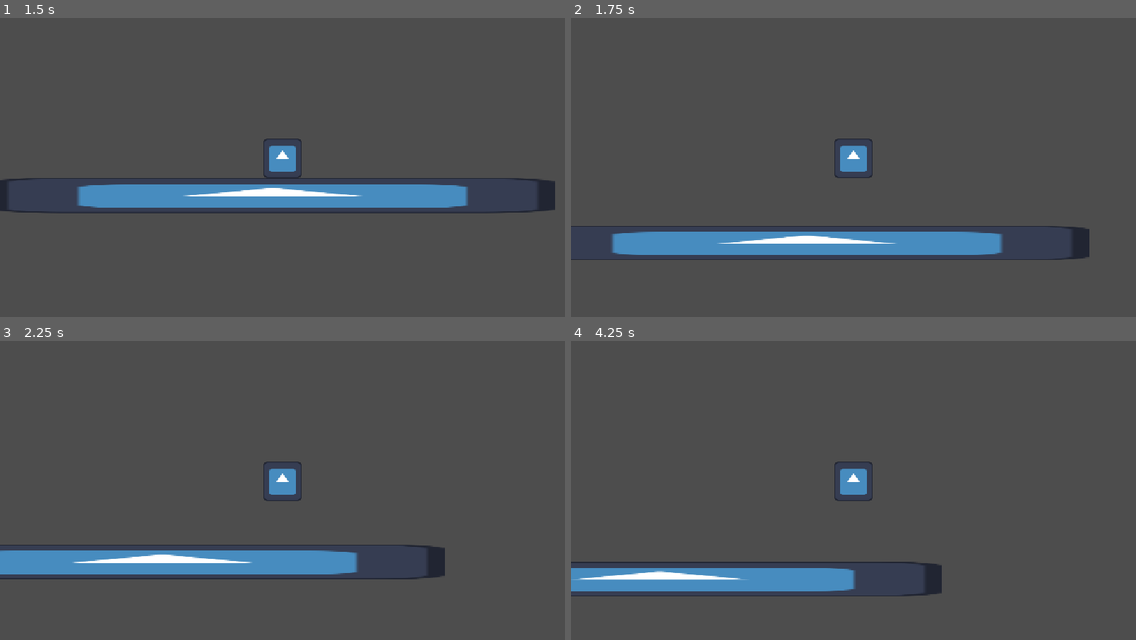
Above: before the commit, frames 1-4 (two rows, left to right).
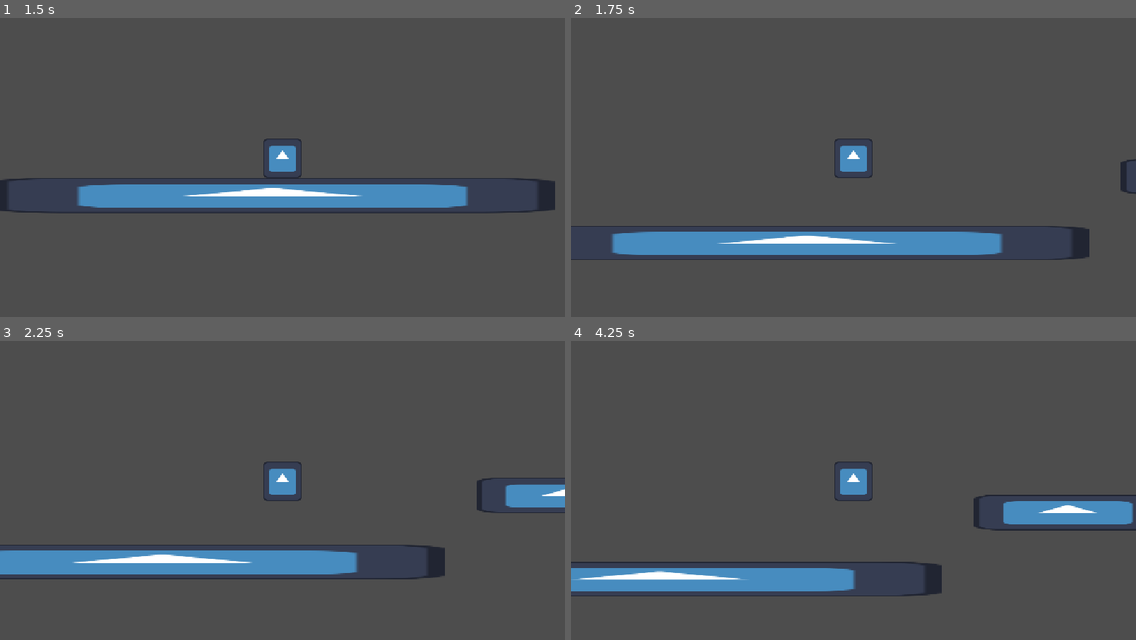
Above: after the commit, the same moments.

Repository: JamesGamesOfficial/James-And-Ryan
Game: Godot game, scene res://scenes/non_playables/start_screen.tscn
The game is run twice, just before and just after one commit, with the same random seed, the same clock (stepped at 60 frames per second) and the same inputs. The engine's default icon, where the game draws it, is replaced by a stand-in: a white triangle on a blue panel in a dark square.
Inputs (mouse positions are in pixels of both pictures, inside the frame that each line leads up to):
- Up to frame 1 (1.5 s): click "Start" at 0.5 s; tap Enter (ui_accept) at 1.25 s; move the mouse to (406, 143) at 1.27 s; hold D (right) from 1.28 s (still down)
- Up to frame 2 (1.75 s): keep holding D (right); tap Enter (ui_accept) at 1.52 s
- Up to frame 3 (2.25 s): keep holding D (right); move the mouse to (169, 496) at 2.02 s
- Up to frame 4 (4.25 s): tap Enter (ui_accept) at 2.27, 3.77 s; move the mouse to (910, 412) at 2.77 s; release D (right) at 2.78 s; hold A (left) 2.78-3.53 s; move the mouse to (825, 544) at 3.52 s; hold D (right) from 3.53 s (still down)

Frame 1 is identical in both runs. In frame 2, 0.1% of the frame differs, in the area x 97-100%, y 47-59%; in frame 3, 1.0%; in frame 4, 2.2%, in the area x 71-100%, y 51-64%.

Commit message:
Added platforms and a checkpoint

Diff:
--- a/project.godot
+++ b/project.godot
@@ -24,6 +24,7 @@
 
 "kill floor"=""
 player=""
+"Checkpoint 1"=""
 
 [input]
 
--- a/scenes/characters/player.tscn
+++ b/scenes/characters/player.tscn
@@ -43,8 +43,8 @@
 offset_bottom = -320.0
 
 [node name="Area2D" type="Area2D" parent="." unique_id=644714805 groups=["player"]]
-collision_layer = 2
-collision_mask = 2
+collision_layer = 6
+collision_mask = 6
 
 [node name="CollisionShape2D" type="CollisionShape2D" parent="Area2D" unique_id=1858797196 groups=["player"]]
 shape = SubResource("RectangleShape2D_yf5fn")
--- a/scenes/playables/main.tscn
+++ b/scenes/playables/main.tscn
@@ -7,13 +7,38 @@
 [sub_resource type="RectangleShape2D" id="RectangleShape2D_g4v7s"]
 size = Vector2(1152, 72)
 
+[sub_resource type="RectangleShape2D" id="RectangleShape2D_57qmd"]
+size = Vector2(384, 72)
+
 [sub_resource type="RectangleShape2D" id="RectangleShape2D_yf5fn"]
-size = Vector2(3216, 64)
+size = Vector2(12608, 64)
+
+[sub_resource type="RectangleShape2D" id="RectangleShape2D_iphsx"]
+size = Vector2(904, 64)
+
+[sub_resource type="RectangleShape2D" id="RectangleShape2D_d0u6y"]
+size = Vector2(192, 440)
 
 [node name="Main" type="Node2D" unique_id=111930575]
 script = ExtResource("1_iphsx")
 
 [node name="Floor" type="StaticBody2D" parent="." unique_id=1478405870]
+
+[node name="CollisionShape2D" type="CollisionShape2D" parent="Floor" unique_id=653977397]
+position = Vector2(576, 612)
+shape = SubResource("RectangleShape2D_g4v7s")
+
+[node name="CollisionShape2D2" type="CollisionShape2D" parent="Floor" unique_id=2127022435]
+position = Vector2(1408, 476)
+shape = SubResource("RectangleShape2D_57qmd")
+
+[node name="CollisionShape2D3" type="CollisionShape2D" parent="Floor" unique_id=275937227]
+position = Vector2(1920, 396)
+shape = SubResource("RectangleShape2D_57qmd")
+
+[node name="CollisionShape2D4" type="CollisionShape2D" parent="Floor" unique_id=627115636]
+position = Vector2(-96, 1240)
+shape = SubResource("RectangleShape2D_g4v7s")
 
 [node name="TextureRect" type="TextureRect" parent="Floor" unique_id=462427002]
 offset_top = 576.0
@@ -22,9 +47,41 @@
 texture = ExtResource("1_1et62")
 expand_mode = 1
 
-[node name="CollisionShape2D" type="CollisionShape2D" parent="Floor" unique_id=653977397]
-position = Vector2(576, 612)
+[node name="TextureRect2" type="TextureRect" parent="Floor" unique_id=671313828]
+offset_left = 1216.0
+offset_top = 440.0
+offset_right = 1600.0
+offset_bottom = 512.0
+texture = ExtResource("1_1et62")
+expand_mode = 1
+
+[node name="TextureRect3" type="TextureRect" parent="Floor" unique_id=1187417390]
+offset_left = 1728.0
+offset_top = 360.0
+offset_right = 2112.0
+offset_bottom = 432.0
+texture = ExtResource("1_1et62")
+expand_mode = 1
+
+[node name="TextureRect4" type="TextureRect" parent="Floor" unique_id=573438565]
+offset_left = -672.0
+offset_top = 1200.0
+offset_right = 480.0
+offset_bottom = 1272.0
+texture = ExtResource("1_1et62")
+expand_mode = 1
+
+[node name="CollisionShape2D5" type="CollisionShape2D" parent="Floor" unique_id=4940593]
+position = Vector2(2768, 324)
 shape = SubResource("RectangleShape2D_g4v7s")
+
+[node name="TextureRect5" type="TextureRect" parent="Floor" unique_id=1750431364]
+offset_left = 2192.0
+offset_top = 288.0
+offset_right = 3344.0
+offset_bottom = 360.0
+texture = ExtResource("1_1et62")
+expand_mode = 1
 
 [node name="Player" parent="." unique_id=670483687 instance=ExtResource("2_7ei3m")]
 position = Vector2(536, 280)
@@ -34,5 +91,24 @@
 collision_mask = 2
 
 [node name="CollisionShape2D" type="CollisionShape2D" parent="Kill Floor" unique_id=2124749747 groups=["kill floor"]]
-position = Vector2(576, 928)
+position = Vector2(6304, 928)
 shape = SubResource("RectangleShape2D_yf5fn")
+
+[node name="CollisionShape2D2" type="CollisionShape2D" parent="Kill Floor" unique_id=1852201256 groups=["kill floor"]]
+position = Vector2(-644, 928)
+shape = SubResource("RectangleShape2D_iphsx")
+
+[node name="Checkpoint 1" type="StaticBody2D" parent="." unique_id=1498132745 groups=["Checkpoint 1"]]
+position = Vector2(2752, 224)
+collision_layer = 6
+collision_mask = 6
+
+[node name="CollisionShape2D" type="CollisionShape2D" parent="Checkpoint 1" unique_id=1737978223 groups=["Checkpoint 1"]]
+position = Vector2(32, -124)
+shape = SubResource("RectangleShape2D_d0u6y")
+
+[node name="SpawnPoint1" type="Node2D" parent="." unique_id=704617552]
+position = Vector2(536, 280)
+
+[node name="SpawnPoint2" type="Node2D" parent="." unique_id=653726885]
+position = Vector2(2784, 160)
--- a/scripts/game_over.gd
+++ b/scripts/game_over.gd
@@ -1,7 +1,11 @@
 extends Control
 
+@onready var player = $"../.."
+
 func _on_respawn_pressed() -> void:
-	get_tree().reload_current_scene()
+	player.global_position = player.spawn_point.global_position
+	self.hide()
+	get_tree().paused = false
 
 func _on_quit_pressed() -> void:
 	get_tree().change_scene_to_file("res://scenes/non_playables/start_screen.tscn")
--- a/scripts/player.gd
+++ b/scripts/player.gd
@@ -1,6 +1,8 @@
 extends CharacterBody2D
 
 @onready var camera = $Camera2D
+
+@onready var spawn_point = $"../SpawnPoint1"
 
 @export var speed: float = 300.0
 @export var jump_velocity: float = -800.0
@@ -31,3 +33,5 @@
 	if body.is_in_group("kill floor"):
 		$Camera2D/GameOver.show()
 		get_tree().paused = true
+	if body.is_in_group("Checkpoint 1"):
+		spawn_point = $"../SpawnPoint2"
